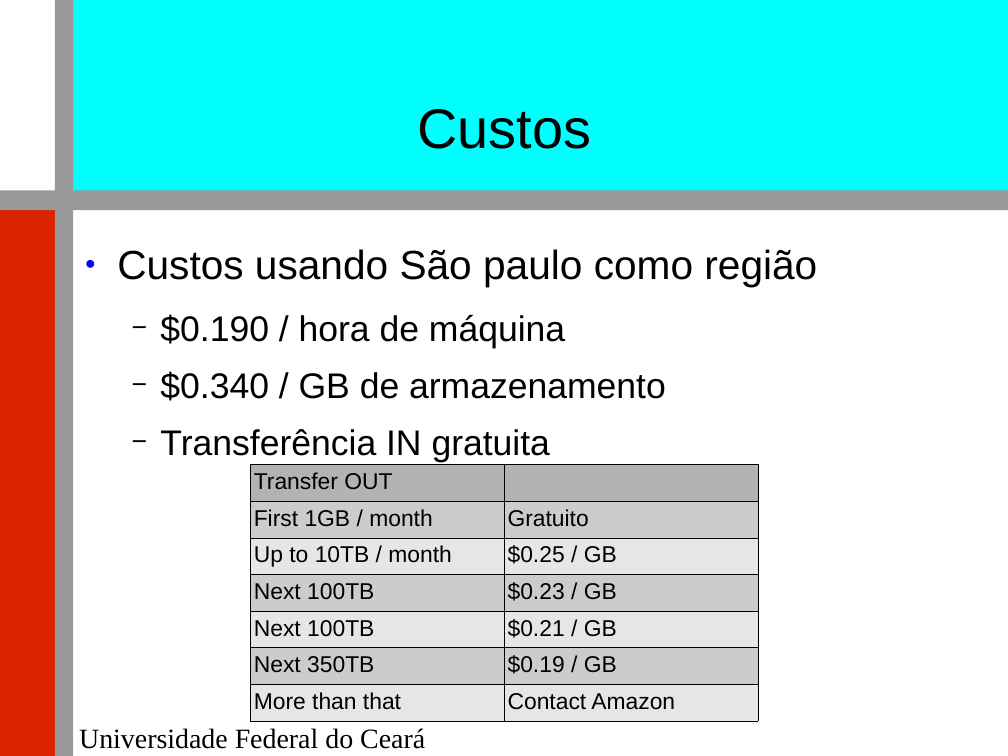
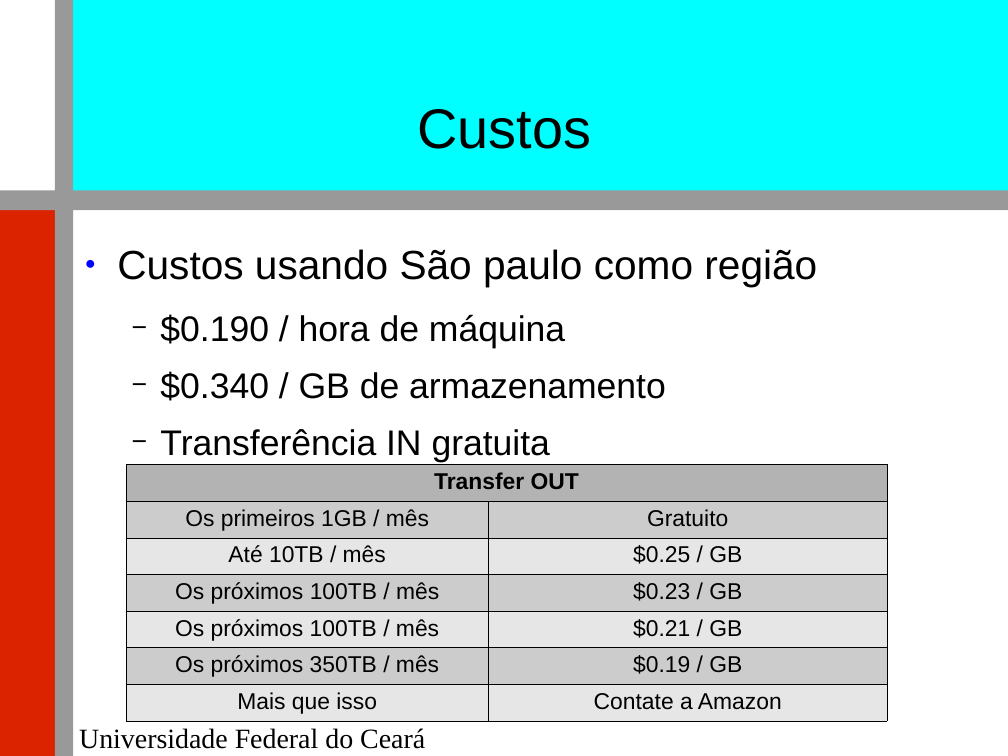
Before and after one commit to renatocjn/NoSQL_TF, a slide deck: slide 24 of Apresentação.odp. Drawn at 1008x756 pixels with LibreOffice and Linux fonts; fonts in the diff are those of the drawing; background and template pictures are left out. Boxes give left, top, right and bottom in pixels: in the first picture for what was removed or moved away, otherwise in the second. Text is boxed around its words. In the diff, an @@ line names an element or a change of style, - is before the commit and + after.

```diff
--- a/Apresentação.odp
+++ b/Apresentação.odp
@@ table at (x1=126, y1=465, x2=887, y2=718) @@
-row 2, column 1: First 1GB / month
+row 2, column 1: Os primeiros 1GB / mês
-row 3, column 1: Up to 10TB / month
+row 3, column 1: Até 10TB / mês
-row 4, column 1: Next 100TB
+row 4, column 1: Os próximos 100TB / mês
-row 5, column 1: Next 100TB
+row 5, column 1: Os próximos 100TB / mês
-row 6, column 1: Next 350TB
+row 6, column 1: Os próximos 350TB / mês
-row 7, column 1: More than that
+row 7, column 1: Mais que isso
-row 7, column 2: Contact Amazon
+row 7, column 2: Contate a Amazon
@@ bold on in "Transfer OUT" @@
@@ alignment left to centre @@
@@ table resized from (x1=251, y1=465, x2=759, y2=714) to (x1=126, y1=465, x2=887, y2=718) @@
```
Also in this commit, not shown: 7 other slides changed, 1 other file.
